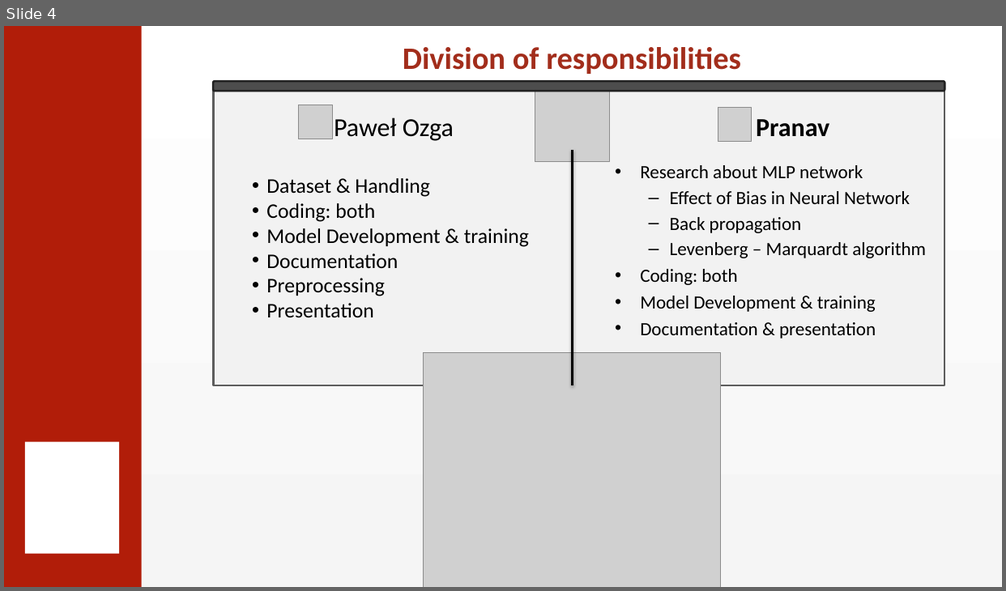
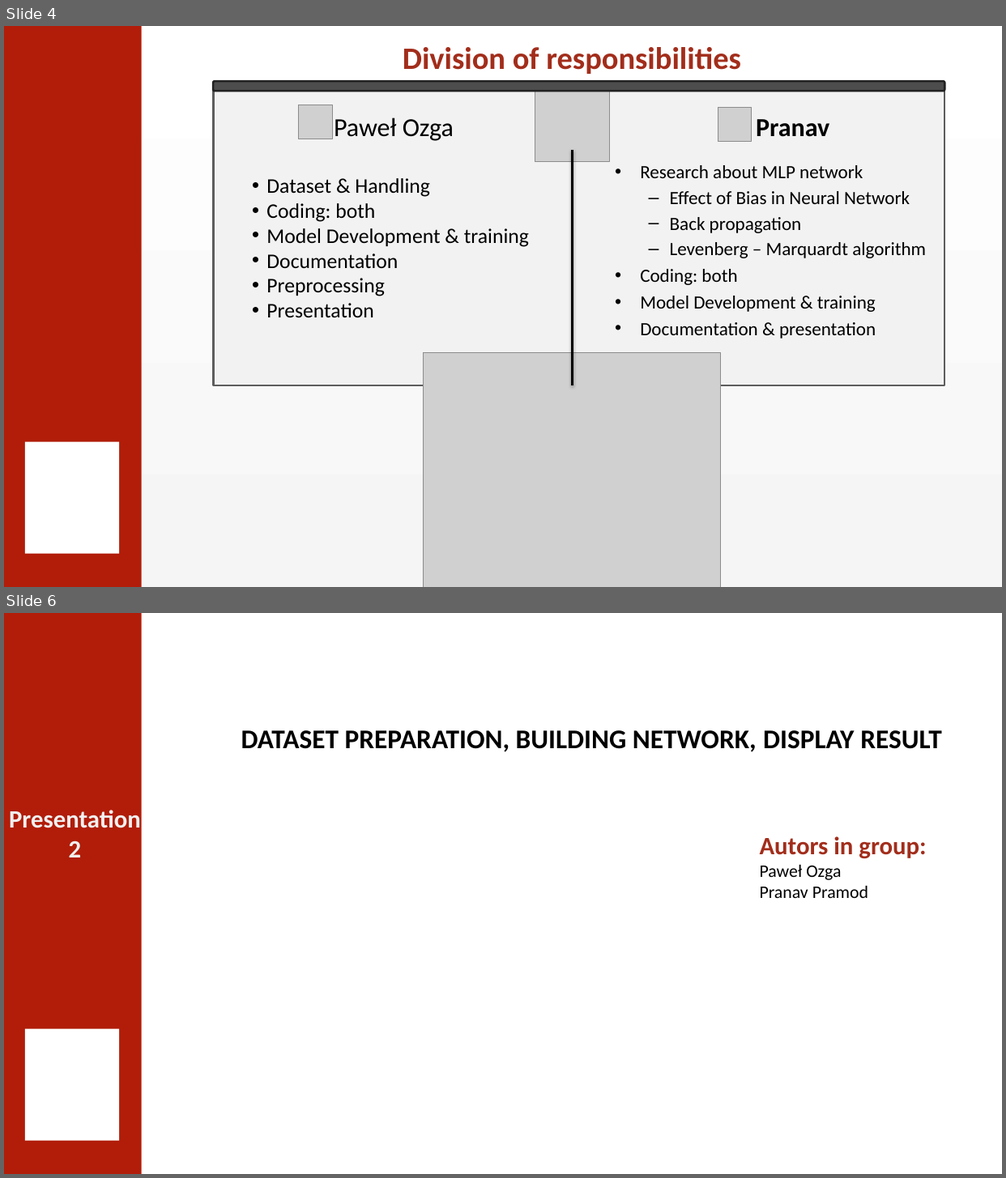
Before and after one commit to 0ZGAnetwork/WineQualityProject, a slide deck: Wine quality classification using Artificial Neural Network.pptx. Shown one above the other, each under a label of ours: slide 4 before the commit, slides 4 and 6 after it; the slides between them are not shown. The pictures are 1006x591 and 1006x1178 pixels, drawn with LibreOffice and Linux fonts; fonts in the diff are those of the drawing; grey boxes stand for pictures; background and template pictures are left out. Boxes give left, top, right and bottom in pixels: in the first picture for what was removed or moved away, otherwise in the second. Text is boxed around its words. In the diff, an @@ line names an element or a change of style, - is before the commit and + after.

```diff
--- a/Wine quality classification using Artificial Neural Network.pptx
+++ b/Wine quality classification using Artificial Neural Network.pptx
@@ slide 6 added at (x1=4, y1=613, x2=1002, y2=1174), background #FFFFFF; not listed: 2 template elements that a slide beside it also shows @@
@@ subtitle added at (x1=241, y1=730, x2=942, y2=752), 26 pt, text #000000, bold @@
+DATASET PREPARATION, BUILDING NETWORK, DISPLAY RESULT
@@ text added at (x1=4, y1=799, x2=146, y2=867), 24 pt, text #F0F0F0, bold @@
+Presentation2
@@ text added at (x1=760, y1=837, x2=926, y2=898), 17 pt, text #000000 @@
+Autors in group:
+Paweł Ozga
+Pranav Pramod
```
Also in this commit, not shown: 2 slides changed, 6 other slides added, 15 other files.
